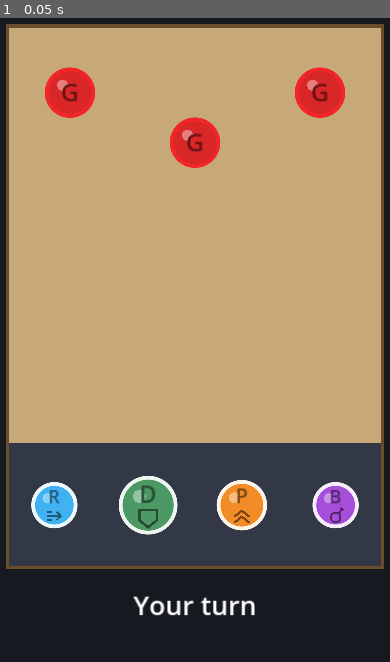
Above: before the commit, frame 1.
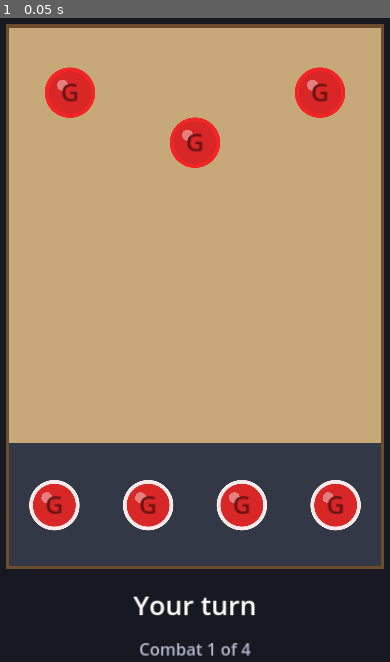
Above: after the commit, the same moment.

Repository: codercroft/Flick-Figures
Game: Godot game, scene res://scenes/main.tscn
Two runs of this game, one before a commit and one after it. Both use one fixed random seed, a clock stepped at 60 frames per second and the inputs below.
Inputs:
- Up to frame 1 (0.05 s): no input

The runs differ from the first frame. In frame 1, 3.4% of the frame differs, in the area x 7-93%, y 71-100%.

Commit message:
Add run structure: RunManager autoload, combat lineups, boss, reward screen, run-over flow
Co-Authored-By: Claude Sonnet 5.5 <noreply@anthropic.com>
Claude-Session: https://claude.ai/code/session_01CJYKLDzyQUZGsZgothDQCe

Diff:
--- a/project.godot
+++ b/project.godot
@@ -9,6 +9,10 @@
 config/name="Flick Figures"
 run/main_scene="res://scenes/main.tscn"
 config/features=PackedStringArray("4.3", "Mobile")
+
+[autoload]
+
+RunManager="*res://scripts/run_manager.gd"
 
 [display]
 
--- a/resources/figure_registry.tres
+++ b/resources/figure_registry.tres
@@ -13,8 +13,10 @@
 [ext_resource type="Resource" path="res://resources/figures/mr_potential.tres" id="11"]
 [ext_resource type="Resource" path="res://resources/figures/sneaky_bomber.tres" id="12"]
 [ext_resource type="Resource" path="res://resources/figures/magnet.tres" id="13"]
+[ext_resource type="Resource" path="res://resources/figures/boss_brute.tres" id="14"]
 
 [resource]
 script = ExtResource("1")
-grunts = Array[ExtResource("2")]([ExtResource("3"), ExtResource("4"), ExtResource("5"), ExtResource("6")])
+grunts = Array[ExtResource("2")]([ExtResource("3")])
 draftable = Array[ExtResource("2")]([ExtResource("7"), ExtResource("8"), ExtResource("9"), ExtResource("10"), ExtResource("4"), ExtResource("11"), ExtResource("12"), ExtResource("13"), ExtResource("5"), ExtResource("6")])
+bosses = Array[ExtResource("2")]([ExtResource("14")])
--- a/resources/figures/bombo.tres
+++ b/resources/figures/bombo.tres
@@ -11,6 +11,7 @@
 [resource]
 script = ExtResource("1")
 display_name = "Bombo"
+description = "Explodes on its first hit."
 icon = 4
 color = Color(0.65, 0.3, 0.85, 1)
 radius = 55.0
--- /dev/null
+++ b/resources/figures/boss_brute.tres
@@ -0,0 +1,18 @@
+[gd_resource type="Resource" script_class="FigureData" load_steps=2 format=3]
+
+[ext_resource type="Script" path="res://scripts/figure_data.gd" id="1"]
+
+[resource]
+script = ExtResource("1")
+display_name = "Brute"
+description = "Huge and hard to move."
+label = "BOSS"
+icon = 2
+color = Color(0.45, 0.05, 0.1, 1)
+radius = 110.0
+mass = 8.0
+bounce = 0.7
+damping_multiplier = 1.0
+flick_power_multiplier = 3.0
+knockback_taken_multiplier = 0.4
+accuracy = 0.9
--- a/resources/figures/bumper.tres
+++ b/resources/figures/bumper.tres
@@ -9,6 +9,7 @@
 [resource]
 script = ExtResource("1")
 display_name = "Bumper"
+description = "Anything bouncing off it is knocked harder."
 label = "BP"
 icon = 9
 color = Color(0.65, 0.4, 0.2, 1)
--- a/resources/figures/crazy_man.tres
+++ b/resources/figures/crazy_man.tres
@@ -9,6 +9,7 @@
 [resource]
 script = ExtResource("1")
 display_name = "Crazy Man"
+description = "Extremely bouncy. Rebounds faster."
 label = "CM"
 icon = 5
 color = Color(1.0, 0.4, 0.7, 1)
--- a/resources/figures/duwall.tres
+++ b/resources/figures/duwall.tres
@@ -5,6 +5,7 @@
 [resource]
 script = ExtResource("1")
 display_name = "Duwall"
+description = "Heavy. Takes half knockback."
 icon = 2
 color = Color(0.3, 0.6, 0.4, 1)
 radius = 70.0
--- a/resources/figures/firecracker.tres
+++ b/resources/figures/firecracker.tres
@@ -9,6 +9,7 @@
 [resource]
 script = ExtResource("1")
 display_name = "Firecracker"
+description = "Explodes when hit by an explosion."
 label = "FC"
 icon = 10
 color = Color(0.7, 0.9, 0.2, 1)
--- a/resources/figures/grunt.tres
+++ b/resources/figures/grunt.tres
@@ -5,6 +5,7 @@
 [resource]
 script = ExtResource("1")
 display_name = "Grunt"
+description = "A plain, reliable figure."
 color = Color(0.85, 0.15, 0.15, 1)
 radius = 60.0
 mass = 1.0
--- a/resources/figures/magnet.tres
+++ b/resources/figures/magnet.tres
@@ -9,6 +9,7 @@
 [resource]
 script = ExtResource("1")
 display_name = "Magnet"
+description = "Pulls moving figures toward it."
 label = "MG"
 icon = 8
 color = Color(0.1, 0.7, 0.65, 1)
--- a/resources/figures/mr_potential.tres
+++ b/resources/figures/mr_potential.tres
@@ -9,6 +9,7 @@
 [resource]
 script = ExtResource("1")
 display_name = "Mr Potential"
+description = "Takes double knockback from its own team."
 label = "MP"
 icon = 6
 color = Color(0.95, 0.85, 0.25, 1)
--- a/resources/figures/powerhouse.tres
+++ b/resources/figures/powerhouse.tres
@@ -5,6 +5,7 @@
 [resource]
 script = ExtResource("1")
 display_name = "Powerhouse"
+description = "Flicks with double power."
 icon = 3
 color = Color(0.95, 0.55, 0.15, 1)
 radius = 60.0
--- a/resources/figures/roller.tres
+++ b/resources/figures/roller.tres
@@ -5,6 +5,7 @@
 [resource]
 script = ExtResource("1")
 display_name = "Roller"
+description = "Light and slippery. Slides far."
 icon = 1
 color = Color(0.25, 0.7, 0.95, 1)
 radius = 55.0
--- a/resources/figures/sneaky_bomber.tres
+++ b/resources/figures/sneaky_bomber.tres
@@ -9,6 +9,7 @@
 [resource]
 script = ExtResource("1")
 display_name = "Sneaky Bomber"
+description = "Explodes if its flick hits nothing."
 label = "SB"
 icon = 7
 color = Color(0.2, 0.25, 0.6, 1)
--- /dev/null
+++ b/resources/run_config.tres
@@ -0,0 +1,15 @@
+[gd_resource type="Resource" script_class="RunConfig" load_steps=5 format=3]
+
+[ext_resource type="Script" path="res://scripts/run_config.gd" id="1"]
+[ext_resource type="Resource" path="res://resources/figure_registry.tres" id="2"]
+[ext_resource type="Resource" path="res://resources/figures/grunt.tres" id="3"]
+
+[resource]
+script = ExtResource("1")
+registry = ExtResource("2")
+starting_figure = ExtResource("3")
+deck_size = 4
+grunts_per_combat = Array[int]([3, 2, 1, 0])
+enemies_per_combat = 3
+boss_grunts = 2
+reward_choices = 3
--- a/scenes/main.tscn
+++ b/scenes/main.tscn
@@ -1,24 +1,16 @@
-[gd_scene load_steps=14 format=3]
+[gd_scene load_steps=7 format=3]
 
 [ext_resource type="Script" path="res://scripts/main.gd" id="1"]
 [ext_resource type="Script" path="res://scripts/board.gd" id="2"]
 [ext_resource type="Script" path="res://scripts/aim_line.gd" id="3"]
 [ext_resource type="PackedScene" path="res://scenes/figure.tscn" id="4"]
 [ext_resource type="Script" path="res://scripts/ui.gd" id="5"]
-[ext_resource type="Script" path="res://scripts/figure_data.gd" id="6"]
-[ext_resource type="Resource" path="res://resources/figures/roller.tres" id="7"]
-[ext_resource type="Resource" path="res://resources/figures/duwall.tres" id="8"]
-[ext_resource type="Resource" path="res://resources/figures/powerhouse.tres" id="9"]
-[ext_resource type="Resource" path="res://resources/figures/bombo.tres" id="10"]
-[ext_resource type="Resource" path="res://resources/figures/grunt.tres" id="11"]
 [ext_resource type="Script" path="res://scripts/game_feel.gd" id="12"]
 [ext_resource type="Script" path="res://scripts/enemy_ai.gd" id="13"]
 
 [node name="Main" type="Node2D"]
 script = ExtResource("1")
 figure_scene = ExtResource("4")
-player_figures = Array[ExtResource("6")]([ExtResource("7"), ExtResource("8"), ExtResource("9"), ExtResource("10")])
-enemy_figure = ExtResource("11")
 
 [node name="Board" type="Node2D" parent="."]
 script = ExtResource("2")
@@ -55,6 +47,21 @@
 horizontal_alignment = 1
 vertical_alignment = 1
 
+[node name="ProgressLabel" type="Label" parent="UI"]
+anchors_preset = -1
+anchor_top = 1.0
+anchor_right = 1.0
+anchor_bottom = 1.0
+offset_top = -100.0
+offset_bottom = -30.0
+grow_horizontal = 2
+grow_vertical = 0
+mouse_filter = 2
+theme_override_colors/font_color = Color(0.7, 0.72, 0.8, 1)
+theme_override_font_sizes/font_size = 40
+horizontal_alignment = 1
+vertical_alignment = 1
+
 [node name="ResultPanel" type="ColorRect" parent="UI"]
 visible = false
 anchors_preset = -1
@@ -73,6 +80,6 @@
 grow_horizontal = 2
 grow_vertical = 2
 mouse_filter = 2
-theme_override_font_sizes/font_size = 80
+theme_override_font_sizes/font_size = 64
 horizontal_alignment = 1
 vertical_alignment = 1
--- /dev/null
+++ b/scenes/reward.tscn
@@ -0,0 +1,35 @@
+[gd_scene load_steps=2 format=3]
+
+[ext_resource type="Script" path="res://scripts/reward.gd" id="1"]
+
+[node name="Reward" type="Control"]
+layout_mode = 3
+anchors_preset = 15
+anchor_right = 1.0
+anchor_bottom = 1.0
+grow_horizontal = 2
+grow_vertical = 2
+mouse_filter = 2
+script = ExtResource("1")
+
+[node name="Column" type="VBoxContainer" parent="."]
+layout_mode = 1
+anchors_preset = -1
+anchor_top = 0.5
+anchor_right = 1.0
+anchor_bottom = 1.0
+offset_left = 40.0
+offset_top = 20.0
+offset_right = -40.0
+offset_bottom = -30.0
+grow_horizontal = 2
+grow_vertical = 2
+theme_override_constants/separation = 14
+alignment = 2
+
+[node name="Title" type="Label" parent="Column"]
+layout_mode = 2
+theme_override_font_sizes/font_size = 48
+text = "Pick a reward"
+horizontal_alignment = 1
+autowrap_mode = 3
--- /dev/null
+++ b/scripts/figure_card.gd
@@ -0,0 +1,51 @@
+class_name FigureCard
+extends Button
+## A big tappable button showing a figure's picture, name and description.
+
+var data: FigureData
+
+
+func setup(figure_data: FigureData, card_height: float) -> void:
+	data = figure_data
+	custom_minimum_size = Vector2(0.0, card_height)
+	text = "%s\n%s" % [data.display_name, data.description]
+	alignment = HORIZONTAL_ALIGNMENT_LEFT
+	autowrap_mode = TextServer.AUTOWRAP_WORD_SMART
+	add_theme_font_size_override("font_size", 40)
+	# Leave room on the left for the figure's picture.
+	add_theme_stylebox_override("normal", _box(Color(0.2, 0.22, 0.28), card_height))
+	add_theme_stylebox_override("hover", _box(Color(0.26, 0.28, 0.36), card_height))
+	add_theme_stylebox_override("pressed", _box(Color(0.34, 0.37, 0.48), card_height))
+	add_theme_stylebox_override("focus", _box(Color(0.26, 0.28, 0.36), card_height))
+
+
+func _box(background: Color, card_height: float) -> StyleBoxFlat:
+	var box := StyleBoxFlat.new()
+	box.bg_color = background
+	box.set_corner_radius_all(24)
+	box.content_margin_left = card_height * 1.15
+	box.content_margin_right = 24.0
+	box.content_margin_top = 8.0
+	box.content_margin_bottom = 8.0
+	return box
+
+
+func _draw() -> void:
+	if data == null:
+		return
+	var radius := size.y * 0.32
+	var center := Vector2(size.y * 0.55, size.y * 0.5)
+	draw_circle(center, radius, data.color)
+	draw_arc(center, radius - 4.0, 0.0, TAU, 48, Figure.PLAYER_RING, 8.0, true)
+	draw_circle(center + Vector2(-radius, -radius) * 0.3, radius * 0.22, data.color.lightened(0.4))
+	var label := data.label if data.label != "" else data.display_name.left(1)
+	var ink := data.color.darkened(0.5)
+	var font_size := int(radius * (1.0 if label.length() <= 1 else 0.75))
+	if data.icon == FigureIcons.Icon.NONE:
+		draw_string(ThemeDB.fallback_font, center + Vector2(-radius, font_size * 0.35), label,
+				HORIZONTAL_ALIGNMENT_CENTER, radius * 2.0, font_size, ink)
+	else:
+		font_size = int(font_size * 0.8)
+		draw_string(ThemeDB.fallback_font, center + Vector2(-radius, -radius * 0.08), label,
+				HORIZONTAL_ALIGNMENT_CENTER, radius * 2.0, font_size, ink)
+		FigureIcons.draw(self, data.icon, center + Vector2(0.0, radius * 0.46), radius * 0.3, ink)
--- a/scripts/figure_data.gd
+++ b/scripts/figure_data.gd
@@ -6,6 +6,8 @@
 @export var display_name := "Figure"
 ## Short text drawn on the figure (e.g. "CM"). Empty = first letter of the name.
 @export var label := ""
+## One line shown on the reward screen.
+@export_multiline var description := ""
 ## Small picture drawn under the label that hints at what the figure does.
 @export var icon := FigureIcons.Icon.NONE
 @export var color := Color.WHITE
--- a/scripts/figure_registry.gd
+++ b/scripts/figure_registry.gd
@@ -2,14 +2,32 @@
 extends Resource
 ## Which figures exist and how a run may use them. A figure can be in both lists.
 
-## Basic figures the enemy side fields.
+## Basic figures: the enemy side's filler, and what the player's deck starts with.
 @export var grunts: Array[FigureData] = []
 ## Figures the player can be offered in a draft.
 @export var draftable: Array[FigureData] = []
 
 
+## Boss figures, one of which a run picks to end on.
+@export var bosses: Array[FigureData] = []
+
+
 func random_grunt() -> FigureData:
 	return grunts.pick_random() if not grunts.is_empty() else null
+
+
+func random_boss() -> FigureData:
+	return bosses.pick_random() if not bosses.is_empty() else null
+
+
+## Up to `count` different figures that are not grunts (drawn from the draftable list).
+func random_non_grunts(count: int) -> Array[FigureData]:
+	var pool: Array[FigureData] = []
+	for figure in draftable:
+		if not grunts.has(figure):
+			pool.append(figure)
+	pool.shuffle()
+	return pool.slice(0, count)
 
 
 ## Up to `count` different draftable figures, skipping any in `exclude`.
--- a/scripts/main.gd
+++ b/scripts/main.gd
@@ -2,6 +2,8 @@
 ## Game controller: spawns figures, reads touch input, runs the player/enemy turn loop.
 
 enum State { PLAYER_TURN, AIMING, SETTLING, ENEMY_TURN, GAME_OVER }
+
+const REWARD_SCENE := "res://scenes/reward.tscn"
 
 @export var figure_scene: PackedScene
 
@@ -16,10 +18,7 @@
 @export var grab_padding := 30.0
 
 @export_group("Figures")
-## The player's starting figures, one per deck slot. Each is a FigureData (resources/figures/).
-@export var player_figures: Array[FigureData]
-## What every enemy is made of.
-@export var enemy_figure: FigureData
+## (Which figures fight comes from the RunManager autoload: your deck and this combat's enemies.)
 ## Base damping for all figures; each FigureData multiplies it. Higher = stops sooner.
 ## Slide distance ~ speed / damping.
 @export var figure_damping := 1.5
@@ -27,7 +26,6 @@
 @export var stop_speed := 15.0
 
 @export_group("Enemy")
-@export var enemy_count := 3
 ## Pause (seconds) before each enemy flicks.
 @export var enemy_think_time := 0.6
 
@@ -35,8 +33,10 @@
 ## Wait this long (seconds) after a flick before checking that everything has stopped.
 @export var settle_delay := 0.3
 @export var knock_off_fade_time := 0.4
-## Ignore taps this long (seconds) after the win/lose screen appears.
+## Ignore taps this long (seconds) after the run-over screen appears.
 @export var restart_tap_delay := 0.5
+## Pause (seconds) after the last enemy falls before the reward screen.
+@export var reward_delay := 1.2
 
 var _state := State.PLAYER_TURN
 var _players: Array[Figure] = []
@@ -56,6 +56,7 @@
 
 
 func _ready() -> void:
+	ui.show_progress(RunManager.progress_text())
 	_spawn_players()
 	_spawn_enemies()
 	_start_player_turn()
@@ -95,6 +96,7 @@
 				_begin_aim(index, pos)
 		State.GAME_OVER:
 			if _can_restart:
+				RunManager.start_new_run()
 				get_tree().reload_current_scene()
 
 
@@ -246,7 +248,14 @@
 
 func _end_game(won: bool) -> void:
 	_state = State.GAME_OVER
-	ui.show_result(won)
+	if won:
+		var run_complete := RunManager.combat_won()
+		if not run_complete:
+			ui.show_your_turn("Combat cleared!")
+			await get_tree().create_timer(reward_delay).timeout
+			get_tree().change_scene_to_file(REWARD_SCENE)
+			return
+	ui.show_result(RunManager.run_over_text(won))
 	await get_tree().create_timer(restart_tap_delay).timeout
 	_can_restart = true
 
@@ -255,21 +264,21 @@
 
 func _spawn_players() -> void:
 	var deck: Rect2 = board.deck_rect
-	var slot_width := deck.size.x / player_figures.size()
-	for i in player_figures.size():
+	var slot_width := deck.size.x / RunManager.deck.size()
+	for i in RunManager.deck.size():
 		var pos := Vector2(deck.position.x + slot_width * (i + 0.5), deck.get_center().y)
-		var figure := _spawn_figure(Figure.Team.PLAYER, player_figures[i], pos)
+		var figure := _spawn_figure(Figure.Team.PLAYER, RunManager.deck[i], pos)
 		figure.deck_position = pos
 		_players.append(figure)
 
 
 func _spawn_enemies() -> void:
 	var rect: Rect2 = board.board_rect
-	var slot_width := rect.size.x / enemy_count
-	for i in enemy_count:
+	var slot_width := rect.size.x / RunManager.enemies.size()
+	for i in RunManager.enemies.size():
 		# Stagger every other enemy so they are not in a straight line.
 		var pos := Vector2(rect.position.x + slot_width * (i + 0.5), rect.position.y + 160.0 + 120.0 * (i % 2))
-		_enemies.append(_spawn_figure(Figure.Team.ENEMY, enemy_figure, pos))
+		_enemies.append(_spawn_figure(Figure.Team.ENEMY, RunManager.enemies[i], pos))
 
 
 func _spawn_figure(team: Figure.Team, data: FigureData, pos: Vector2) -> Figure:
--- /dev/null
+++ b/scripts/reward.gd
@@ -0,0 +1,72 @@
+extends Control
+## Reward screen after a won combat: pick 1 of 3 figures, then pick which of yours it replaces.
+## Everything the player taps is in the bottom half of the screen.
+
+const COMBAT_SCENE := "res://scenes/main.tscn"
+const OFFER_CARD_HEIGHT := 220.0
+const REPLACE_CARD_HEIGHT := 150.0
+
+var _offers: Array[FigureData] = []
+var _chosen: FigureData
+
+@onready var column: VBoxContainer = $Column
+@onready var title: Label = $Column/Title
+
+
+func _ready() -> void:
+	_offers = RunManager.offer_rewards()
+	_show_offers()
+
+
+func _show_offers() -> void:
+	_clear_cards()
+	title.text = "Combat cleared! Pick a reward"
+	for offer in _offers:
+		var card := _add_card(offer, OFFER_CARD_HEIGHT)
+		card.pressed.connect(_on_offer_chosen.bind(offer))
+
+
+func _on_offer_chosen(offer: FigureData) -> void:
+	_chosen = offer
+	_show_replacements()
+
+
+func _show_replacements() -> void:
+	_clear_cards()
+	title.text = "Replace which figure with %s?" % _chosen.display_name
+	# Grunts first, since they are the usual sacrifice. Slots keep their deck order otherwise.
+	var slots: Array[int] = []
+	for i in RunManager.deck.size():
+		if RunManager.config.registry.is_grunt(RunManager.deck[i]):
+			slots.append(i)
+	for i in RunManager.deck.size():
+		if not slots.has(i):
+			slots.append(i)
+	for slot in slots:
+		var card := _add_card(RunManager.deck[slot], REPLACE_CARD_HEIGHT)
+		card.pressed.connect(_on_replace_chosen.bind(slot))
+	var back := Button.new()
+	back.text = "Back"
+	back.custom_minimum_size = Vector2(0.0, 90.0)
+	back.add_theme_font_size_override("font_size", 40)
+	back.pressed.connect(_show_offers)
+	column.add_child(back)
+
+
+func _on_replace_chosen(slot: int) -> void:
+	RunManager.replace_figure(slot, _chosen)
+	get_tree().change_scene_to_file(COMBAT_SCENE)
+
+
+func _add_card(data: FigureData, card_height: float) -> FigureCard:
+	var card := FigureCard.new()
+	card.setup(data, card_height)
+	column.add_child(card)
+	return card
+
+
+func _clear_cards() -> void:
+	for child in column.get_children():
+		if child != title:
+			column.remove_child(child)
+			child.queue_free()
--- /dev/null
+++ b/scripts/run_config.gd
@@ -0,0 +1,17 @@
+class_name RunConfig
+extends Resource
+## The rules of a run. Edit resources/run_config.tres in the Inspector to tune it.
+
+## Where grunts, draftable figures and bosses come from.
+@export var registry: FigureRegistry
+## The player's deck starts as `deck_size` copies of this.
+@export var starting_figure: FigureData
+@export var deck_size := 4
+## One entry per combat before the boss: how many of that combat's enemies are grunts.
+## The rest are random non-grunts. (Default: 3 grunts, then 2+1, 1+2, and 0+3.)
+@export var grunts_per_combat: Array[int] = [3, 2, 1, 0]
+@export var enemies_per_combat := 3
+## The boss fight is the boss plus this many grunts.
+@export var boss_grunts := 2
+## How many figures the reward screen offers.
+@export var reward_choices := 3
--- /dev/null
+++ b/scripts/run_manager.gd
@@ -0,0 +1,83 @@
+extends Node
+## Autoload: holds the state of the current run (deck, which combat, which boss) and builds
+## each combat's enemy lineup. Scenes read from it and call its functions; it never touches scenes.
+
+var config: RunConfig = preload("res://resources/run_config.tres")
+
+var deck: Array[FigureData] = []
+## 0 to combat_count() - 1 are the normal combats; combat_count() is the boss fight.
+var combat_index := 0
+var boss: FigureData
+## The enemies for the current combat.
+var enemies: Array[FigureData] = []
+
+
+func _ready() -> void:
+	start_new_run()
+
+
+func start_new_run() -> void:
+	deck.clear()
+	for i in config.deck_size:
+		deck.append(config.starting_figure)
+	combat_index = 0
+	boss = config.registry.random_boss()
+	_build_lineup()
+
+
+func combat_count() -> int:
+	return config.grunts_per_combat.size()
+
+
+func is_boss_combat() -> bool:
+	return combat_index >= combat_count()
+
+
+## Call when the player wins a combat. Returns true if that was the boss (the run is won),
+## otherwise moves on to the next combat.
+func combat_won() -> bool:
+	if is_boss_combat():
+		return true
+	combat_index += 1
+	_build_lineup()
+	return false
+
+
+## The figures the reward screen offers: different from each other.
+func offer_rewards() -> Array[FigureData]:
+	return config.registry.random_draftable(config.reward_choices)
+
+
+func replace_figure(slot: int, new_figure: FigureData) -> void:
+	deck[slot] = new_figure
+
+
+func progress_text() -> String:
+	if is_boss_combat():
+		return "Boss fight: %s" % boss.display_name
+	return "Combat %d of %d" % [combat_index + 1, combat_count()]
+
+
+func run_over_text(won: bool) -> String:
+	var result := ""
+	if won:
+		result = "Run complete!\nYou beat %s" % boss.display_name
+	elif is_boss_combat():
+		result = "Run over\nYou reached the boss: %s" % boss.display_name
+	else:
+		result = "Run over\nYou reached combat %d of %d" % [combat_index + 1, combat_count()]
+	return result + "\nTap to start a new run"
+
+
+func _build_lineup() -> void:
+	enemies.clear()
+	var registry := config.registry
+	if is_boss_combat():
+		for i in config.boss_grunts:
+			enemies.append(registry.random_grunt())
+		enemies.insert(enemies.size() / 2, boss)  # boss in the middle
+		return
+	var grunt_count := config.grunts_per_combat[combat_index]
+	for i in grunt_count:
+		enemies.append(registry.random_grunt())
+	enemies.append_array(registry.random_non_grunts(config.enemies_per_combat - grunt_count))
--- a/scripts/ui.gd
+++ b/scripts/ui.gd
@@ -5,6 +5,7 @@
 @export var enemy_turn_color := Color(1, 0.45, 0.4)
 
 @onready var turn_label: Label = $TurnLabel
+@onready var progress_label: Label = $ProgressLabel
 @onready var result_panel: Control = $ResultPanel
 @onready var result_label: Label = $ResultPanel/ResultLabel
 
@@ -19,7 +20,12 @@
 	turn_label.add_theme_color_override("font_color", enemy_turn_color)
 
 
-func show_result(won: bool) -> void:
+func show_progress(text: String) -> void:
+	progress_label.text = text
+
+
+func show_result(text: String) -> void:
 	turn_label.hide()
-	result_label.text = ("YOU WIN!" if won else "YOU LOSE") + "\nTap to restart"
+	progress_label.hide()
+	result_label.text = text
 	result_panel.show()
Not shown: 1 places in resources/figure_registry.tres that only renumber resources
Not shown, changed: CLAUDE.md
